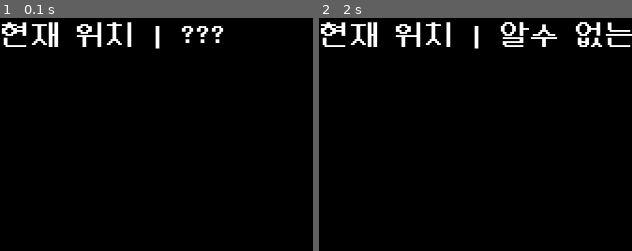
Above: before the commit, frames 1-2 (left to right).
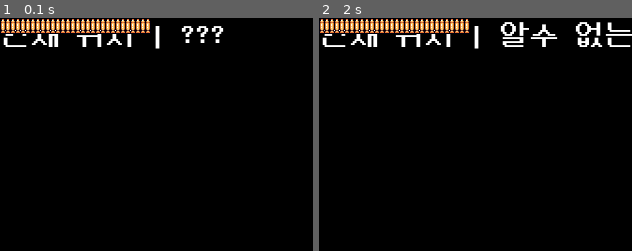
Above: after the commit, the same moments.

Repository: jiwootv/625_game
Game: pygame game, started from 6.25 game/data/code/gui.py
Same seed, same stepped clock (60 frames per second), same inputs: the game is played once before the commit and once after it.
Inputs:
- Up to frame 1 (0.1 s): no input
- Up to frame 2 (2 s): tap Space at 0.33 s; hold Up 0.67-1.13 s; hold Down 1.17-1.47 s; hold Up 1.5-1.87 s; tap T at 1.65 s; hold Down from 1.9 s (still down)
The pictures show only the part of the screen within x 0-50%, y 0-50%; the shares and areas given below are measured in that part.

The runs differ from the first frame. In frame 1, 2.3% of the frame differs, in the area x 0-48%, y 0-7%; in frame 2, 2.3%.

Commit message:
V 1.1.2 Update

Diff:
--- a/6.25 game/SIn.py
+++ b/6.25 game/SIn.py
@@ -22,7 +22,7 @@
 			self.count = 4.2
 
 		pygame.draw.rect(screen, self.color, pygame.rect.Rect(self.x, 200 + math.tan(self.count + 0.5) * 20, 40, 60))
-
+for i in range(input()): print(i+1)
 tanmak = []
 for i in range(0): tanmak.append(Test(screen))
 while True:
--- a/6.25 game/data/code/gui.py
+++ b/6.25 game/data/code/gui.py
@@ -25,6 +25,8 @@
 		self.rect = pygame.rect.Rect(620 - self.hp, 440, self.hp, 20)
 		self.room_N = 0
 		self.heartbeat = pygame.mixer.Sound(DIR + "sound\\effect\\HeartBeat.mp3")
+		self.gun_bullet_img = [pygame.image.load(DIR + "img\\Gun\\bullet1.png"), pygame.image.load(DIR + "img\\Gun\\bullet2.png")]
+		self.gun_bullets = []
 		self.heartbeat.play(-1)
 		self.heartbeat.set_volume(0)
 
@@ -32,9 +34,15 @@
 		self.hp = args[0]
 		self.room_N = args[1]
 		self.rect = pygame.rect.Rect(620 - self.hp, 440, self.hp, 20)
+		self.gun_bullets = args[2]
 	def draw(self):
 		self._drawNowRoom()
 		self._drawStatusBar()
+		self._drawNowBullet()
+
+	def _drawNowBullet(self):
+		for i in range(self.gun_bullets[1]):  # 전체 탄환 수로 반복문 돌리기
+			self.screen.blit(self.gun_bullet_img[0], (i*5, 0))
 
 	def _drawNowRoom(self):
 		t = "현재 위치 | "+constants.ROOM_NAMES[self.room_N]
@@ -68,7 +76,7 @@
 while True:
 	# if k == 360: k = 0
 	window.fill((0))
-	S.parameter_edit(k,roomnumber)
+	S.parameter_edit(k, roomnumber, (20, 30))
 	S.draw()
 	for event in pygame.event.get():
 		if event.type == pygame.KEYDOWN:
--- a/6.25 game/data/code/gun.py
+++ b/6.25 game/data/code/gun.py
@@ -1,4 +1,5 @@
 import pygame, sys
+
 pygame.init()
 pygame.mixer.init()
 DIR = "data\\"
@@ -6,6 +7,7 @@
 class Gun:
 	def __init__(self):
 		self.gun_sound = pygame.mixer.Sound(DIR + "sound\\effect\\Rebolber1.mp3")
+		self.gun_sound.set_volume(0.25)
 		self.gun_sound.play()
 		self.gun_images = []
 
--- a/6.25 game/data/map/room1.json
+++ b/6.25 game/data/map/room1.json
@@ -8,6 +8,15 @@
         -1
     ],
     "tilemap": {
+        "10;1": {
+            "IRID": 0,
+            "img": "Bricks1",
+            "pos": [
+                10,
+                1
+            ],
+            "type": "wall"
+        },
         "10;2": {
             "IRID": 0,
             "img": "Floor1",
@@ -52,6 +61,15 @@
                 6
             ],
             "type": "floor"
+        },
+        "11;1": {
+            "IRID": 0,
+            "img": "Bricks1",
+            "pos": [
+                11,
+                1
+            ],
+            "type": "wall"
         },
         "11;2": {
             "IRID": 0,
Binary file added: 6.25 game/data/img/Gun/bullet1.png
Binary file added: 6.25 game/data/img/Gun/bullet2.png
